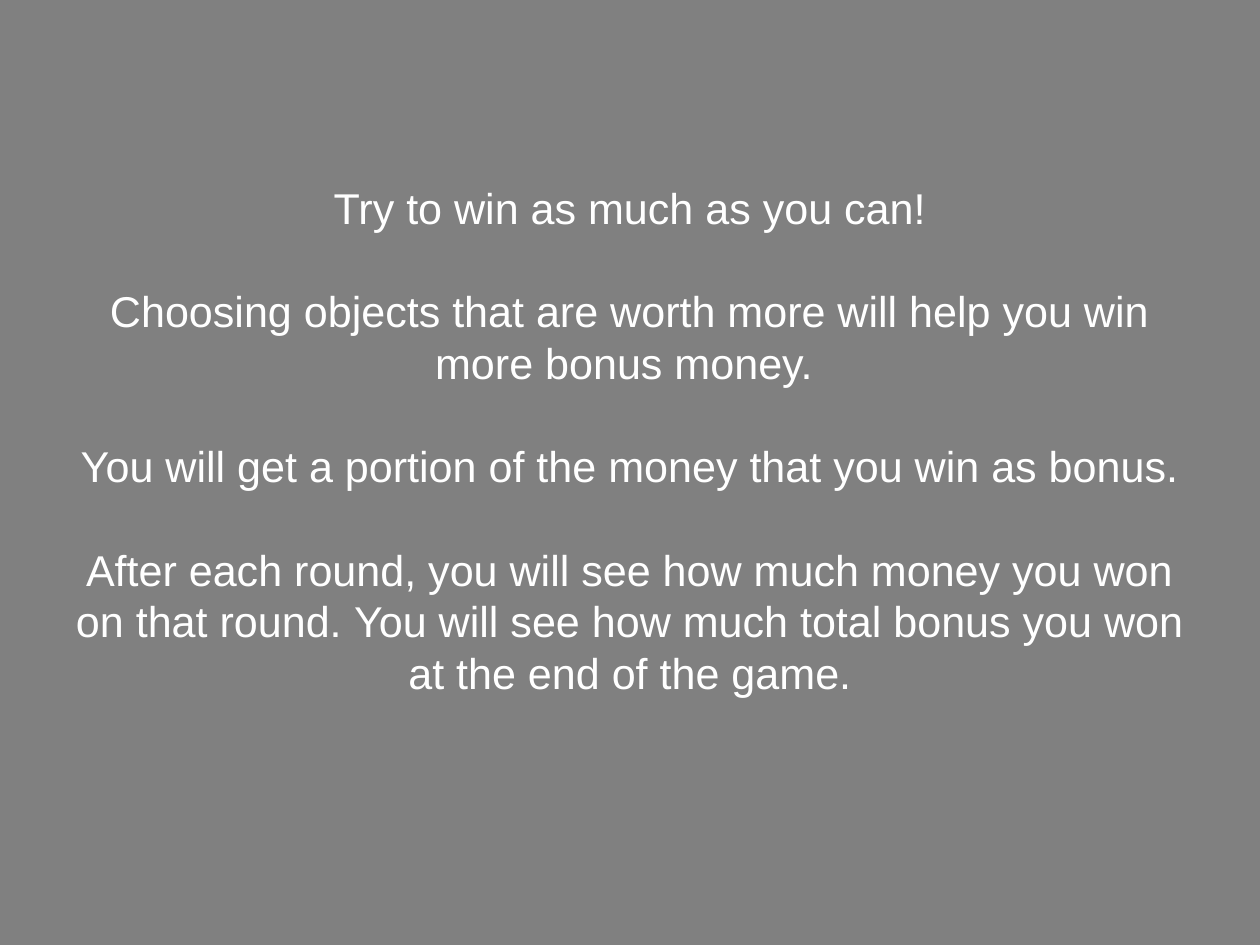
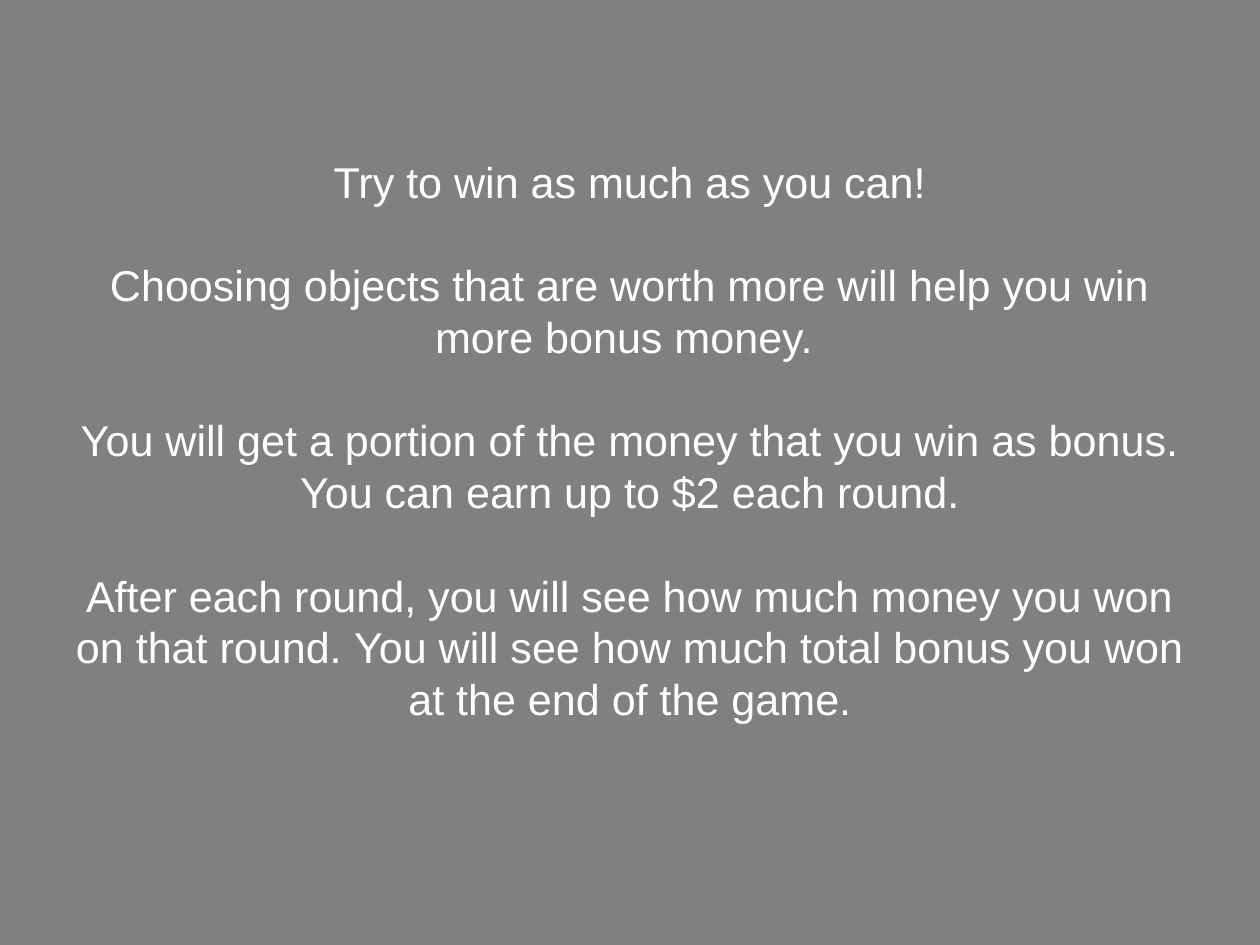
Before and after one commit to NatalieBiderman/Categories_fMRI_MTurk, a slide deck: slide 5 of static/Tools/fMRIDirections.pptx. Drawn at 1260x945 pixels with LibreOffice and Linux fonts; fonts in the diff are those of the drawing. Boxes give left, top, right and bottom in pixels: in the first picture for what was removed or moved away, otherwise in the second. Text is boxed around its words. In the diff, an @@ line names an element or a change of style, - is before the commit and + after.

```diff
--- a/static/Tools/fMRIDirections.pptx
+++ b/static/Tools/fMRIDirections.pptx
@@ text "Try to win as much ...": place and size @@
-text "Try to win as much ..." at [76, 193, 1183, 698]
+text "Try to win as much ..." at [76, 167, 1183, 723]
@@ text at [81, 425, 1178, 517]: text changed @@
-You will get a portion of the money that you win as bonus.
+You will get a portion of the money that you win as bonus. You can earn up to $2 each round.
```
Also in this commit, not shown: 7 other slides changed, 18 other files.
